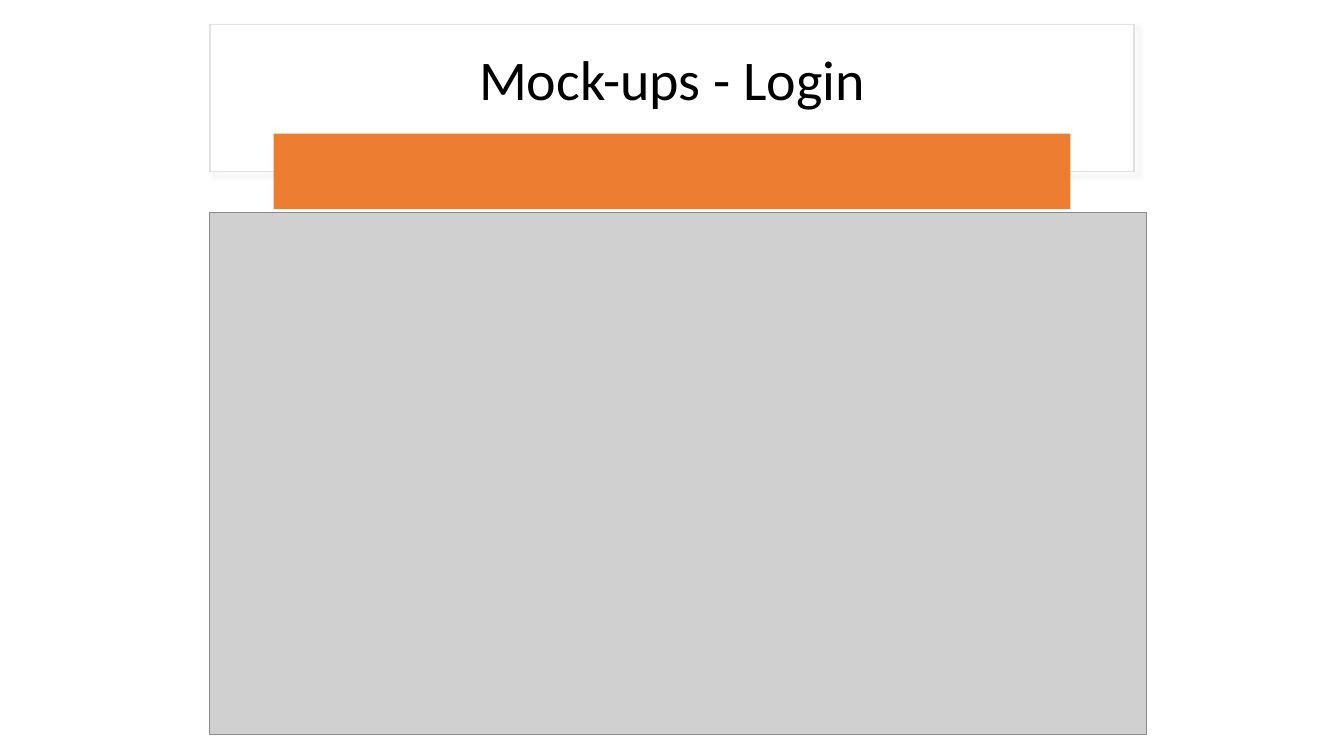
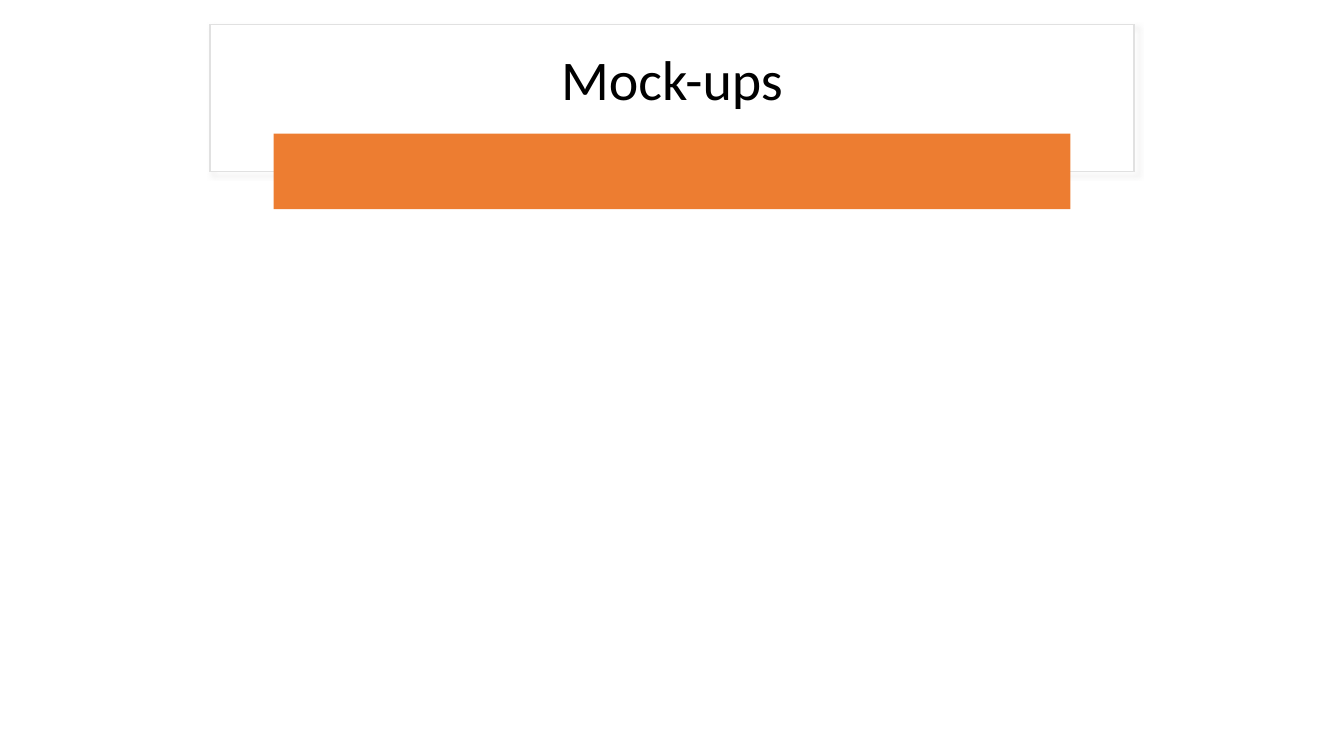
Before and after one commit to rlennon/ConnachtUni, a slide deck: slide 19 of documentation/Demonstrations/Connacht_University_TeamDC.pptx. Drawn at 1344x756 pixels with LibreOffice and Linux fonts; fonts in the diff are those of the drawing; grey boxes stand for pictures. Boxes give left, top, right and bottom in pixels: in the first picture for what was removed or moved away, otherwise in the second. Text is boxed around its words. In the diff, an @@ line names an element or a change of style, - is before the commit and + after.

```diff
--- a/documentation/Demonstrations/Connacht_University_TeamDC.pptx
+++ b/documentation/Demonstrations/Connacht_University_TeamDC.pptx
@@ title at [561,61,783,109]: text changed @@
-Mock-ups - Login
+Mock-ups
@@ picture removed at [210,213,1146,735] @@
```
Also in this commit, not shown: 5 other slides changed, 1 slide removed.
